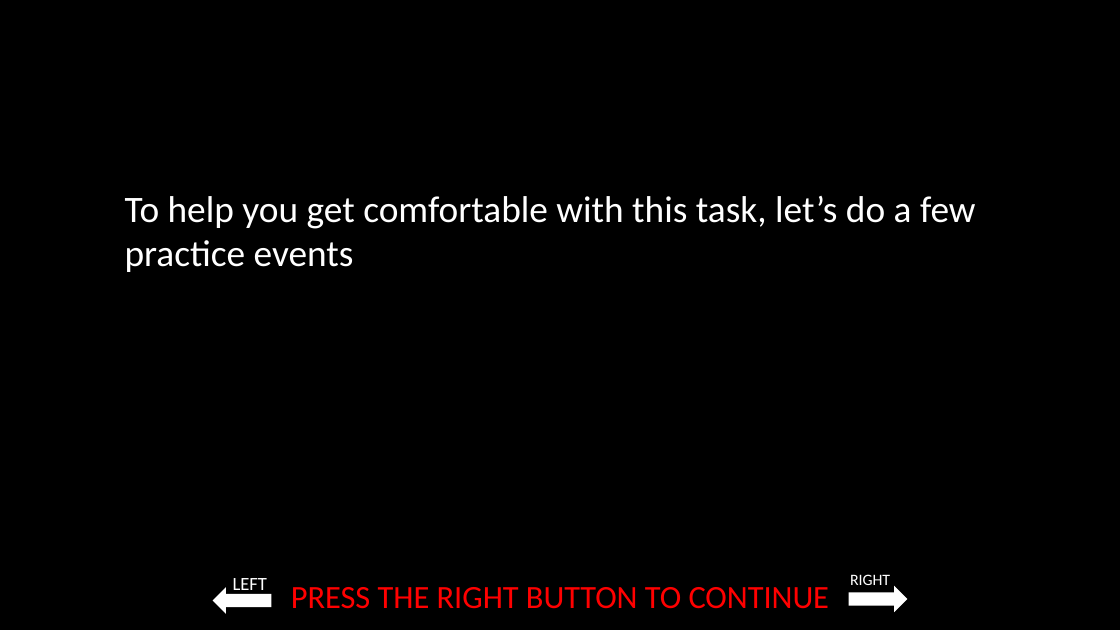
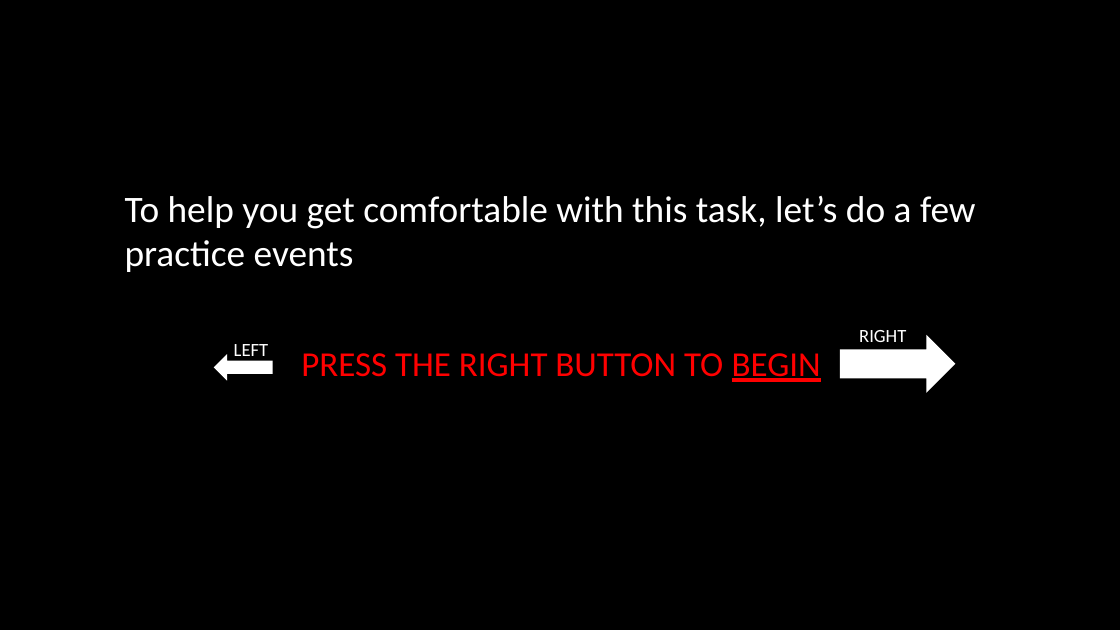
Before and after one commit to laureate-institute-for-brain-research/StimToolOnline, a slide deck: slide 21 of public/js/tasks/blind_dating/media/Blind_dating_game_instructions.pptx (slide 18 before the commit). Drawn at 1120x630 pixels with LibreOffice and Linux fonts; fonts in the diff are those of the drawing. Boxes give left, top, right and bottom in pixels: in the first picture for what was removed or moved away, otherwise in the second. Text is boxed around its words. In the diff, an @@ line names an element or a change of style, - is before the commit and + after.

```diff
--- a/public/js/tasks/blind_dating/media/Blind_dating_game_instructions.pptx
+++ b/public/js/tasks/blind_dating/media/Blind_dating_game_instructions.pptx
@@ text "RIGHT": place and size @@
-text "RIGHT" at bbox=[850, 574, 890, 585]
+text "RIGHT" at bbox=[859, 330, 906, 342]
@@ text "RIGHT" at bbox=[859, 330, 906, 342]: size 13.6 to 16 pt @@
@@ right arrow: place and size @@
-right arrow at bbox=[213, 587, 271, 614]
+right arrow at bbox=[213, 354, 272, 381]
@@ text "LEFT": place and size @@
-text "LEFT" at bbox=[233, 578, 268, 595]
+text "LEFT" at bbox=[234, 344, 269, 362]
@@ text at bbox=[301, 353, 821, 382]: text changed; size 27.8 to 30 pt @@
-PRESS THE RIGHT BUTTON TO CONTINUE
+PRESS THE RIGHT BUTTON TO BEGIN
@@ right arrow: place and size @@
-right arrow at bbox=[849, 586, 907, 613]
+right arrow at bbox=[840, 335, 956, 393]
```
Also in this commit, not shown: 15 other slides changed, 4 slides added, 29 other files.
